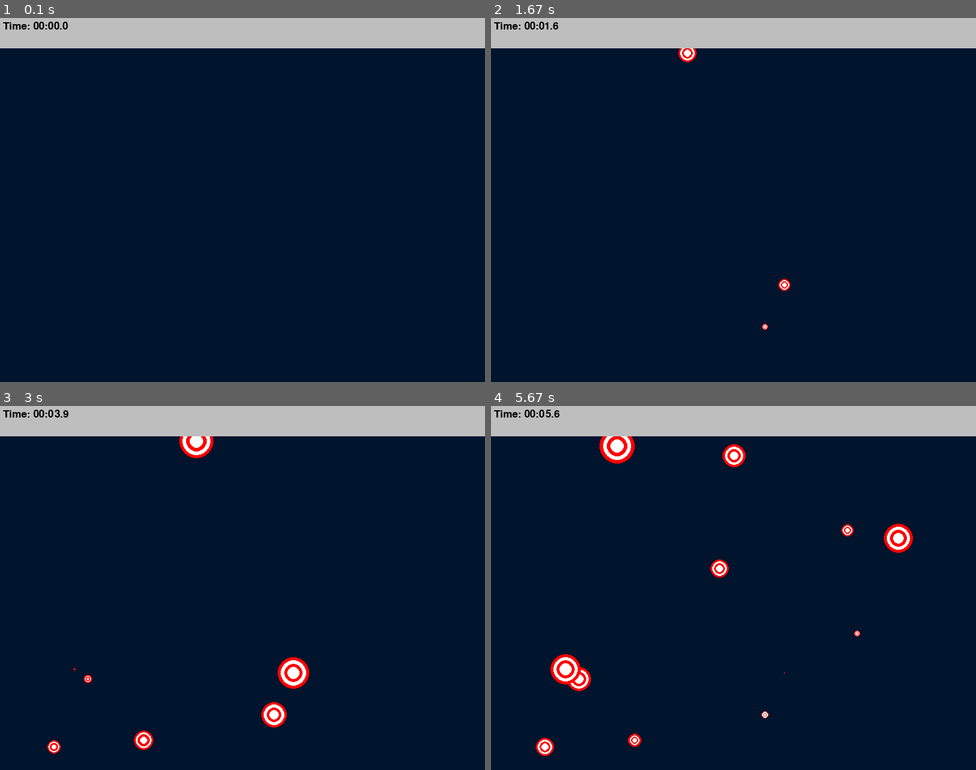
Above: before the commit, frames 1-4 (two rows, left to right).
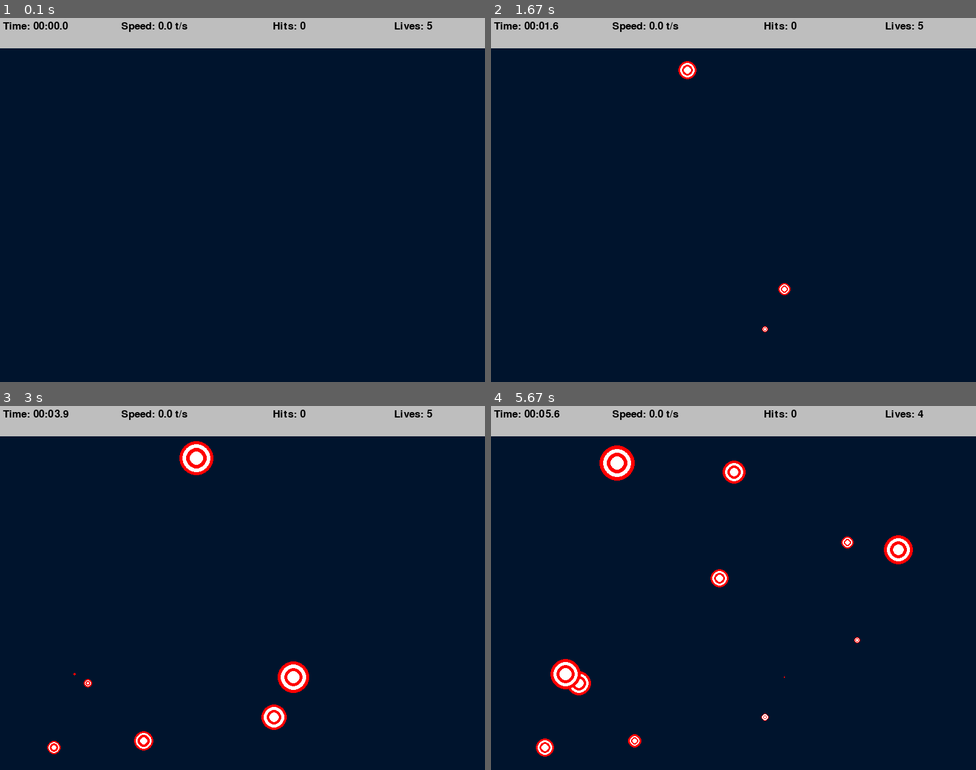
Above: after the commit, the same moments.

Repository: EhsanDrn2207/Aim-Trainer-Pygame
Game: pygame game, started from main.py
The game is run twice, just before and just after one commit, with the same random seed, the same clock (stepped at 60 frames per second) and the same inputs.
Inputs:
- Up to frame 1 (0.1 s): no input
- Up to frame 2 (1.67 s): no input
- Up to frame 3 (3 s): no input
- Up to frame 4 (5.67 s): no input

The runs differ from the first frame. In frame 1, 0.3% of the frame differs, in the area x 25-90%, y 1-4%; in frame 2, 0.6%; in frame 3, 1.5%; in frame 4, 2.8%, in the area x 9-90%, y 1-97%.

Commit message:
add speed_label, hits_label and lives_label in the top bar

Diff:
--- a/main.py
+++ b/main.py
@@ -72,7 +72,17 @@
     time_label = label_font.render(
         f"Time: {time_format(elapsed_time)}", 1, "black")
 
+    speed = round(targets_pressed / elapsed_time, 1)
+    speed_label = label_font.render(f"Speed: {speed} t/s", 1, "black")
+
+    hits_label = label_font.render(f"Hits: {targets_pressed}", 1, "black")
+
+    lives_label = label_font.render(f"Lives: {lives - misses}", 1, "black")
+
     window.blit(time_label, (5, 5))
+    window.blit(speed_label, (200, 5))
+    window.blit(hits_label, (450, 5))
+    window.blit(lives_label, (650, 5))
 
 def main():
     run = True
@@ -99,7 +109,7 @@
 
             if event.type == target_event:
                 x = random.randint(target_pading, width - target_pading)
-                y = random.randint(target_pading, higth - target_pading)
+                y = random.randint(target_pading + target_pading, higth - target_pading)
                 target = Target(x, y)
                 targets.append(target)
 
